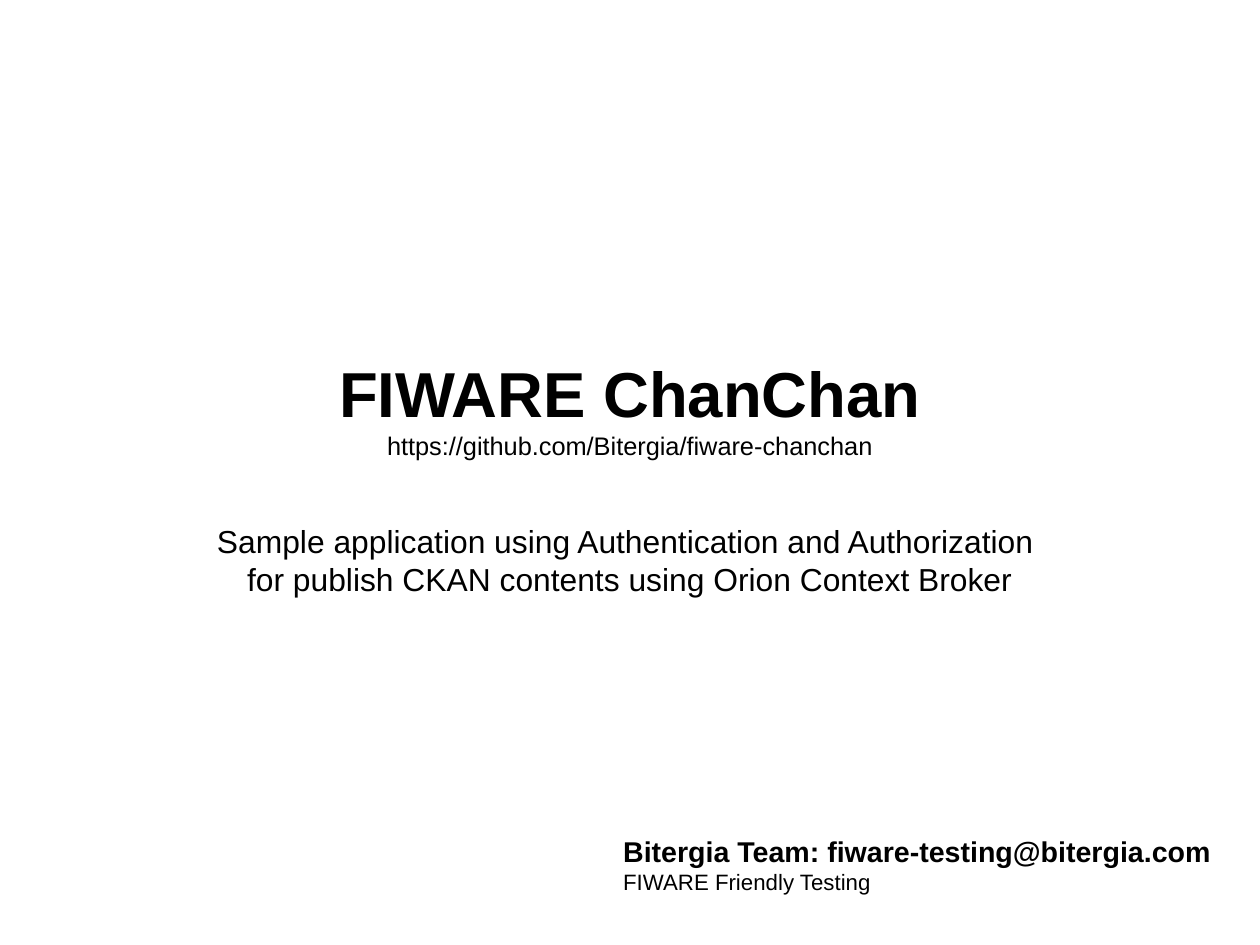
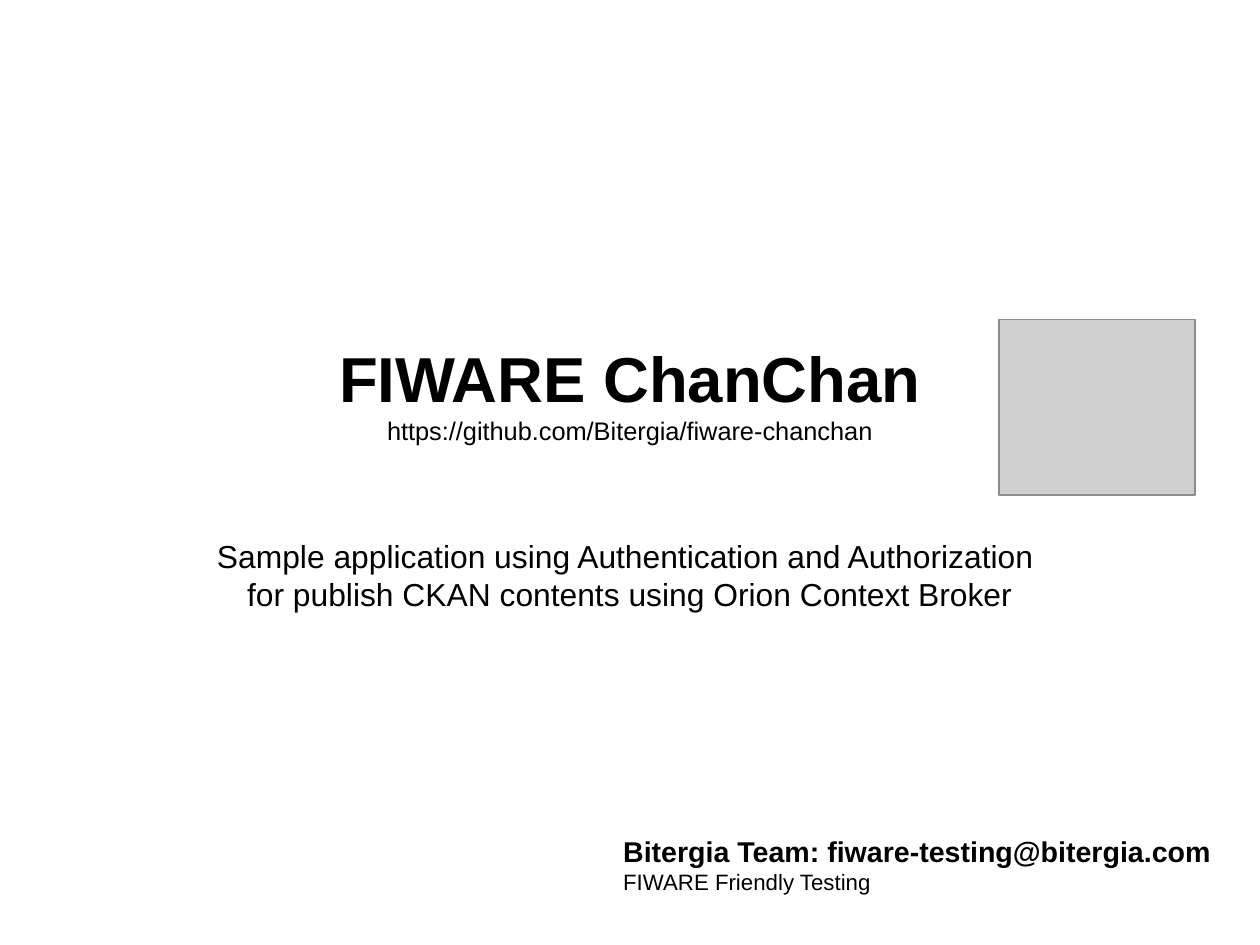
Before and after one commit to Bitergia/fiware-chanchan, a slide deck: slide 1 of doc/ChanChan.odp. Drawn at 1260x945 pixels with LibreOffice and Linux fonts; fonts in the diff are those of the drawing; grey boxes stand for pictures. Boxes give left, top, right and bottom in pixels: in the first picture for what was removed or moved away, otherwise in the second. Text is boxed around its words. In the diff, an @@ line names an element or a change of style, - is before the commit and + after.

```diff
--- a/doc/ChanChan.odp
+++ b/doc/ChanChan.odp
@@ subtitle "FIWARE ChanChan" rewrapped from <box>217,371,1033,597</box> to <box>217,356,1033,612</box> @@
@@ picture added at <box>999,320,1196,495</box> @@
```
Also in this commit, not shown: 6 slides added, 1 other file.
